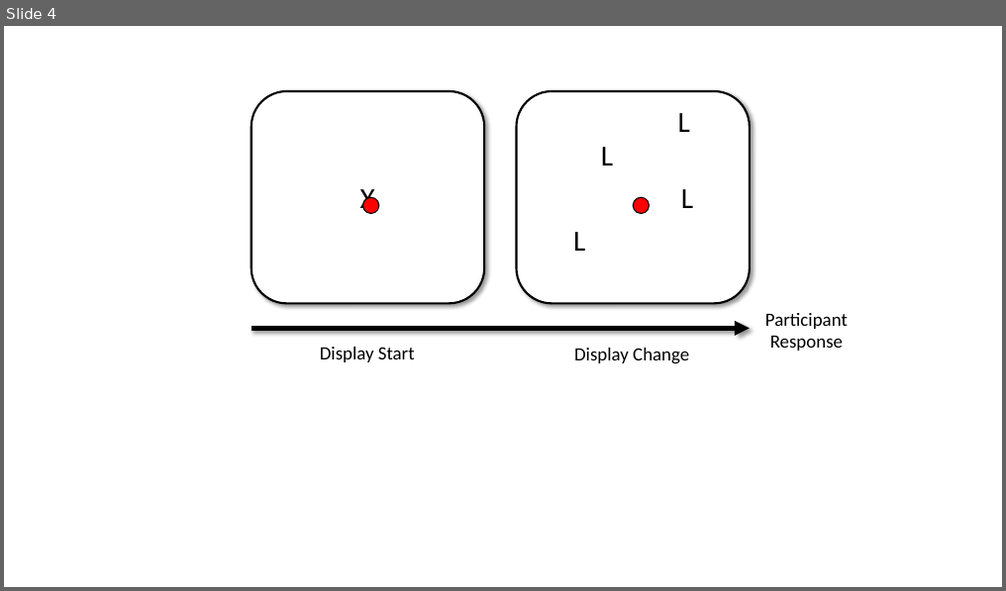
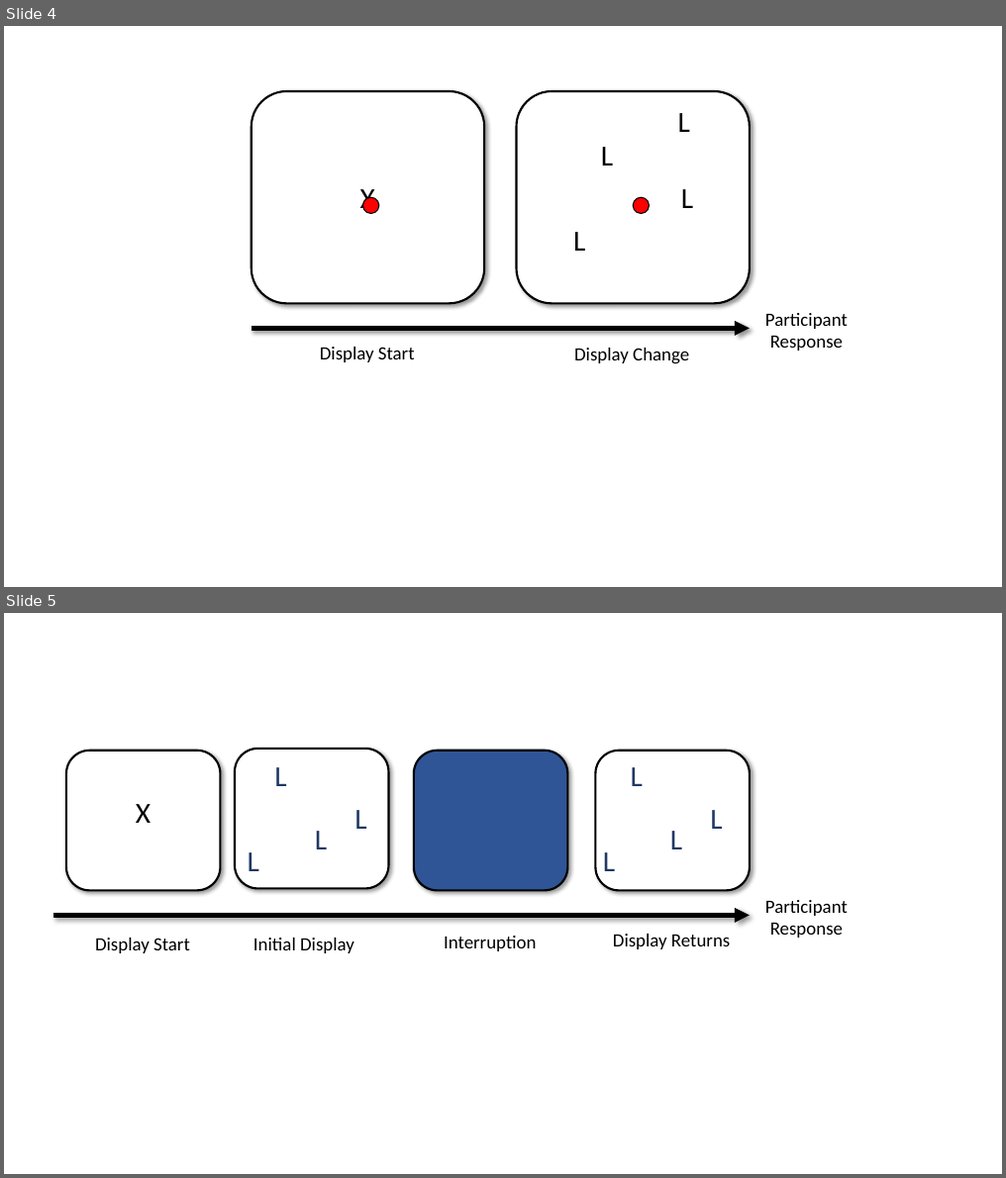
Before and after one commit to hjgodwin/eyeTrackR, a slide deck: bookdown source/files/ppt/Examples for Bookdown.pptx. Shown one above the other, each under a label of ours: slide 4 before the commit, slides 4 and 5 after it. The pictures are 1006x591 and 1006x1178 pixels, drawn with LibreOffice and Linux fonts; fonts in the diff are those of the drawing. Boxes give left, top, right and bottom in pixels: in the first picture for what was removed or moved away, otherwise in the second. Text is boxed around its words. In the diff, an @@ line names an element or a change of style, - is before the commit and + after.

```diff
--- a/bookdown source/files/ppt/Examples for Bookdown.pptx
+++ b/bookdown source/files/ppt/Examples for Bookdown.pptx
@@ slide 5 added at [4, 613, 1002, 1174], background #FFFFFF @@
@@ rounded rectangle added at [66, 751, 221, 891], fill #FFFFFF, outline #000000 2 pt @@
@@ rounded rectangle added at [235, 749, 389, 888], fill #FFFFFF, outline #000000 2 pt @@
@@ rounded rectangle added at [414, 751, 567, 891], fill #2F5597, outline #000000 2 pt @@
@@ rounded rectangle added at [595, 751, 749, 891], fill #FFFFFF, outline #000000 2 pt @@
@@ text added at [274, 767, 286, 786], 28 pt, text #203864 @@
+L
@@ text added at [631, 767, 643, 786], 28 pt, text #203864 @@
+L
@@ text added at [136, 804, 151, 823], 28 pt, text #000000 @@
+X
@@ text added at [354, 810, 366, 829], 28 pt, text #203864 @@
+L
@@ text added at [710, 810, 722, 829], 28 pt, text #203864 @@
+L
@@ text added at [315, 831, 327, 850], 28 pt, text #203864 @@
+L
@@ text added at [670, 831, 682, 850], 28 pt, text #203864 @@
+L
@@ text added at [248, 853, 259, 871], 28 pt, text #203864 @@
+L
@@ text added at [603, 853, 615, 871], 28 pt, text #203864 @@
+L
@@ text added at [765, 900, 847, 938], 18 pt, text #000000 @@
+Participant Response
@@ arrow added from (54, 916) to (749, 916), #000000 4.75 pt @@
@@ text added at [95, 938, 190, 954], 18 pt, text #000000 @@
+Display Start
@@ text added at [253, 938, 354, 954], 18 pt, text #000000 @@
+Initial Display
@@ text added at [444, 936, 536, 952], 18 pt, text #000000 @@
+Interruption
@@ text added at [613, 934, 730, 950], 18 pt, text #000000 @@
+Display Returns
```
Also in this commit, not shown: 9 other files.
